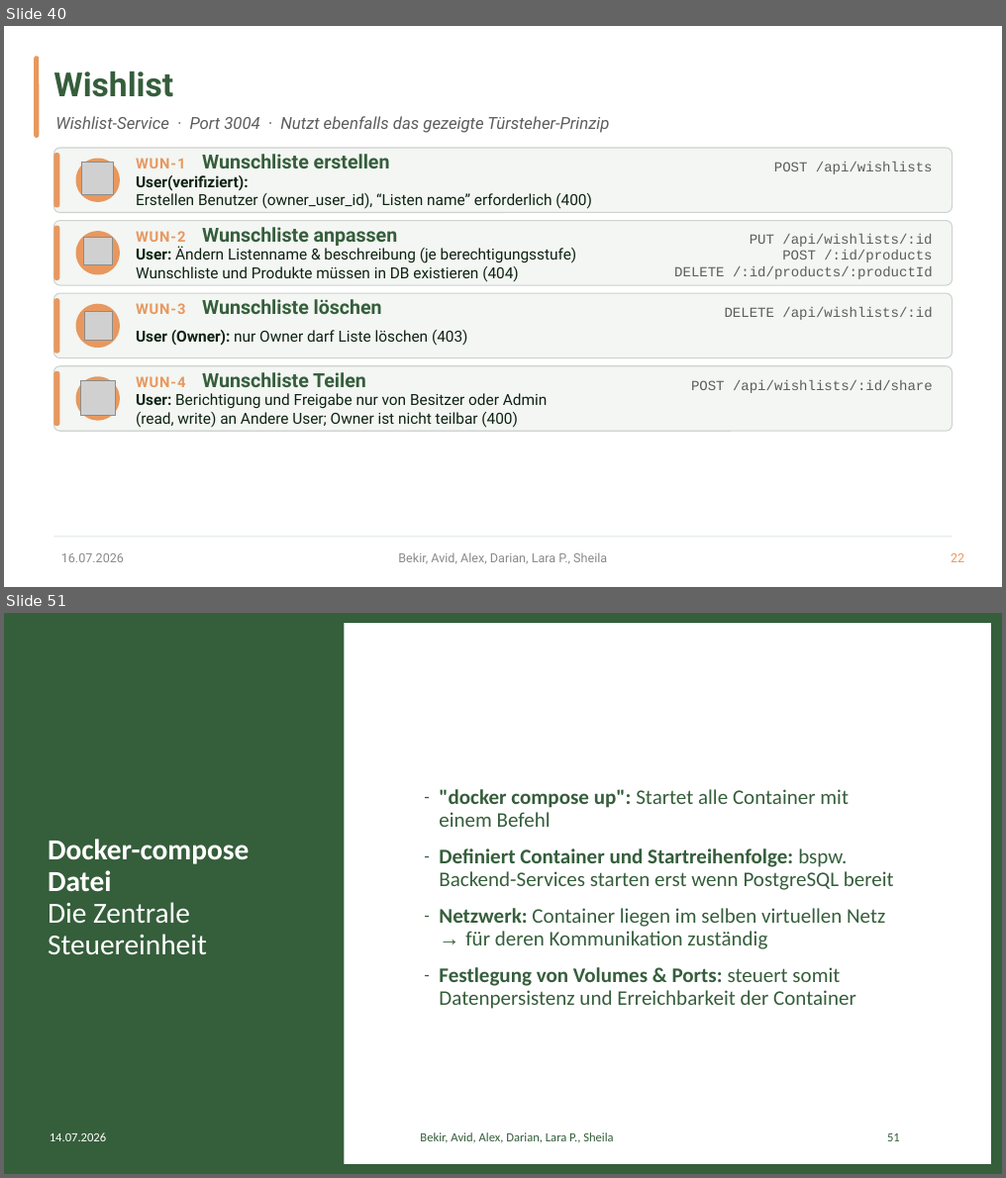
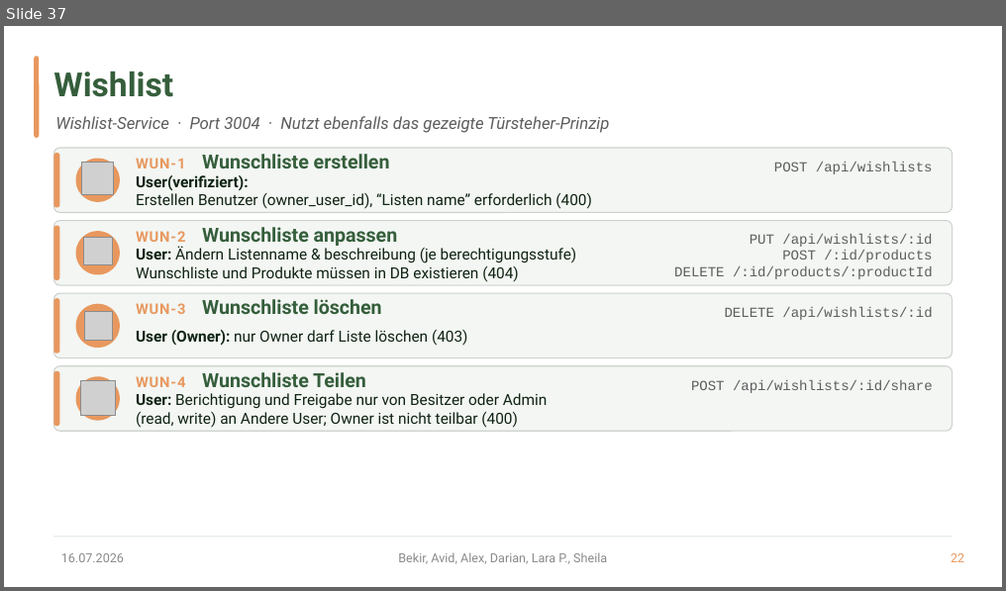
Before and after one commit to bekirtahagd/rezeptshop, a slide deck: docs/Web-Engineering.pptx. Shown one above the other, each under a label of ours: slides 40 and 51 before the commit, slide 37 after it; the slides between them are not shown. The pictures are 1006x1178 and 1006x591 pixels, drawn with LibreOffice and Linux fonts; fonts in the diff are those of the drawing; grey boxes stand for pictures. Boxes give left, top, right and bottom in pixels: in the first picture for what was removed or moved away, otherwise in the second. Text is boxed around its words. In the diff, an @@ line names an element or a change of style, - is before the commit and + after.

```diff
--- a/docs/Web-Engineering.pptx
+++ b/docs/Web-Engineering.pptx
@@ slide 51 removed at [4, 613, 1002, 1174], background #FFFFFF @@
@@ rectangle removed at [4, 613, 1002, 1174] @@
@@ rectangle removed at [4, 613, 344, 1174] @@
@@ rectangle removed at [10, 615, 1002, 1169] @@
@@ rectangle removed at [12, 618, 996, 1170] @@
@@ rectangle removed at [12, 619, 995, 1168] @@
@@ rectangle removed at [13, 621, 994, 1167] @@
@@ rectangle removed at [14, 621, 1002, 1173] @@
@@ rectangle removed at [14, 619, 994, 1167] @@
@@ rectangle removed at [14, 618, 997, 1173] @@
@@ text removed at [439, 789, 894, 1009] @@
-– "docker compose up": Startet alle Container mit einem Befehl
-– Definiert Container und Startreihenfolge: bspw. Backend-Services starten erst wenn PostgreSQL bereit
-– Netzwerk: Container liegen im selben virtuellen Netz → für deren Kommunikation zuständig
-– Festlegung von Volumes & Ports: steuert somit Datenpersistenz und Erreichbarkeit der Container
@@ title removed at [48, 839, 249, 955] @@
-Docker-compose Datei
-Die Zentrale Steuereinheit
@@ text removed at [50, 1133, 106, 1142] @@
-14.07.2026
@@ text removed at [420, 1133, 613, 1144] @@
-Bekir, Avid, Alex, Darian, Lara P., Sheila
@@ page number removed at [887, 1134, 900, 1142] @@
-51
@@ what was slide 40 is now slide 37 @@
```
Also in this commit, not shown: 43 slides changed, 4 other slides removed, 5 other files.
